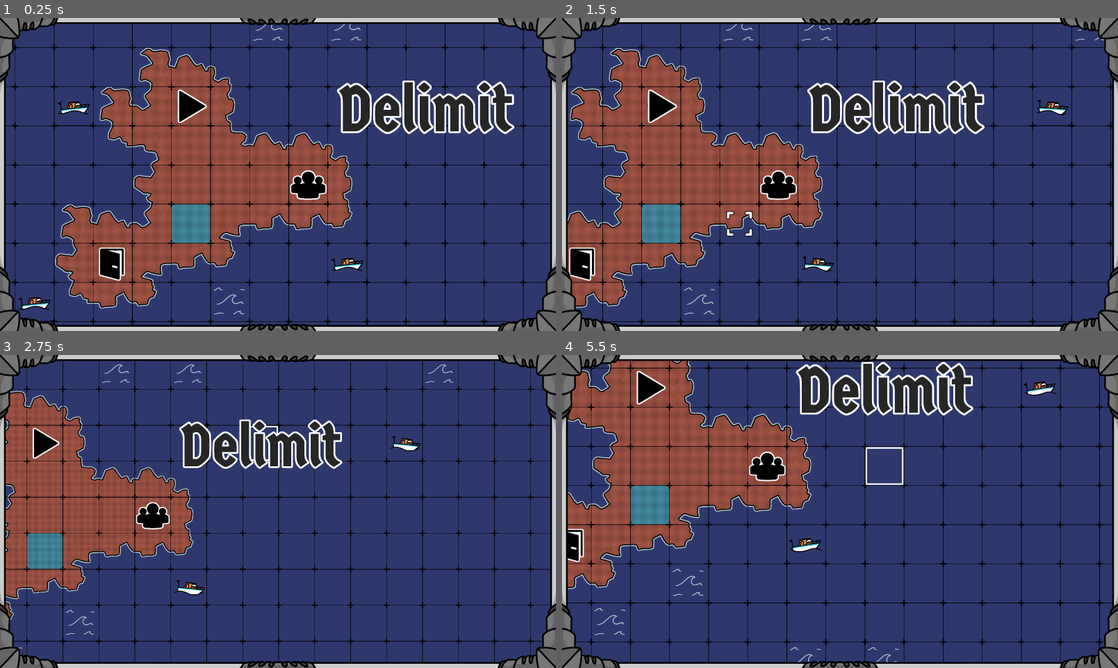
Above: before the commit, frames 1-4 (two rows, left to right).
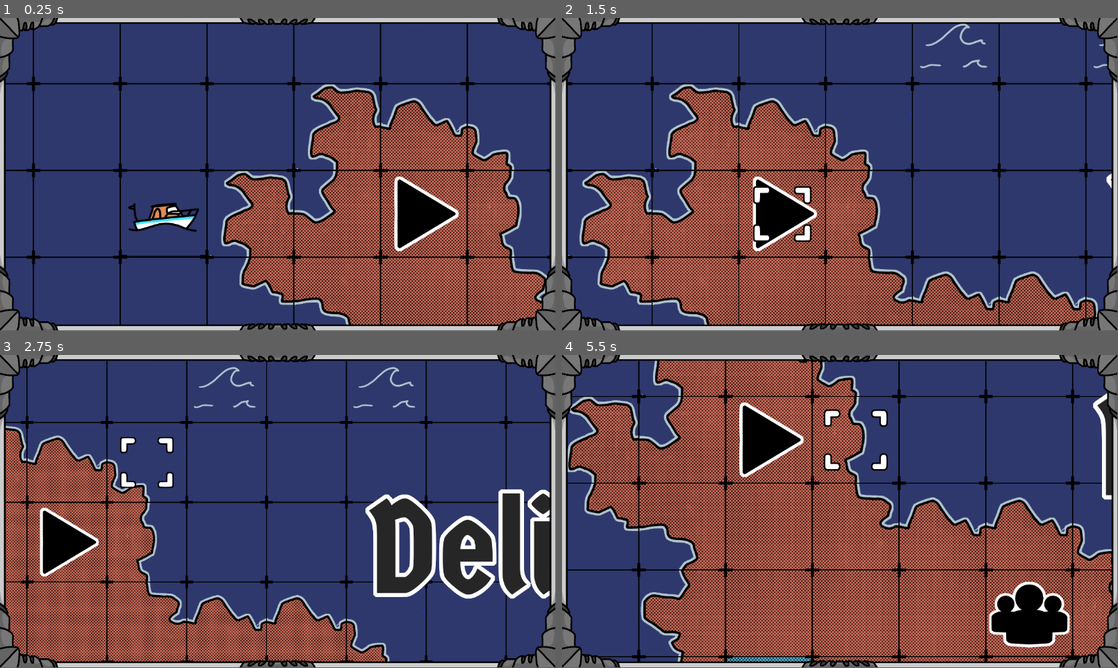
Above: after the commit, the same moments.

Repository: jonas2602/TheSchmenJam2025_09
Game: Godot game, scene res://scenes/master_scene.tscn
The game is run twice, just before and just after one commit, with the same random seed, the same clock (stepped at 60 frames per second) and the same inputs.
Inputs (mouse positions are in pixels of both pictures, inside the frame that each line leads up to):
- Up to frame 1 (0.25 s): no input
- Up to frame 2 (1.5 s): move the mouse to (962, 158) at 0.52 s; hold D (pan_right) 0.53-1.25 s; right-click (962, 158) at 0.6 s; click (962, 158) at 0.67 s; drag from (728, 190) to (812, 237) at 1.27 s
- Up to frame 3 (2.75 s): move the mouse to (333, 442) at 2.02 s; hold D (pan_right) from 2.03 s (still down); tap Mouse wheel down (zoomOut) at 2.1 s
- Up to frame 4 (5.5 s): release D (pan_right) at 2.75 s; drag from (812, 574) to (673, 464) at 2.77 s; move the mouse to (1006, 558) at 3.52 s; hold A (pan_left) 3.53-4.25 s; tap Mouse wheel up (zoomIn) at 3.6 s; drag from (673, 464) to (756, 433) at 4.27 s; move the mouse to (867, 511) at 5.02 s; hold S (pan_down) from 5.03 s (still down); right-click (867, 511) at 5.1 s; click (867, 511) at 5.17 s
In our replay, the window is 800x450 before the commit and 799x449 after it. These sizes can differ from the game's own. Grey fills any space a smaller window leaves; there, only what the larger window draws over its background counts as a difference.

The runs differ from the first frame. In frame 1, 55% of the frame differs, in the area x 0-100%, y 0-100%; in frame 2, 49%; in frame 3, 43%; in frame 4, 69%.

Commit message:
reset default project window size

Diff:
--- a/project.godot
+++ b/project.godot
@@ -18,11 +18,6 @@
 [autoload]
 
 GlobalEventSystem="*res://scripts/global_event_system.gd"
-
-[display]
-
-window/size/viewport_width=2560
-window/size/viewport_height=1440
 
 [input]
 
